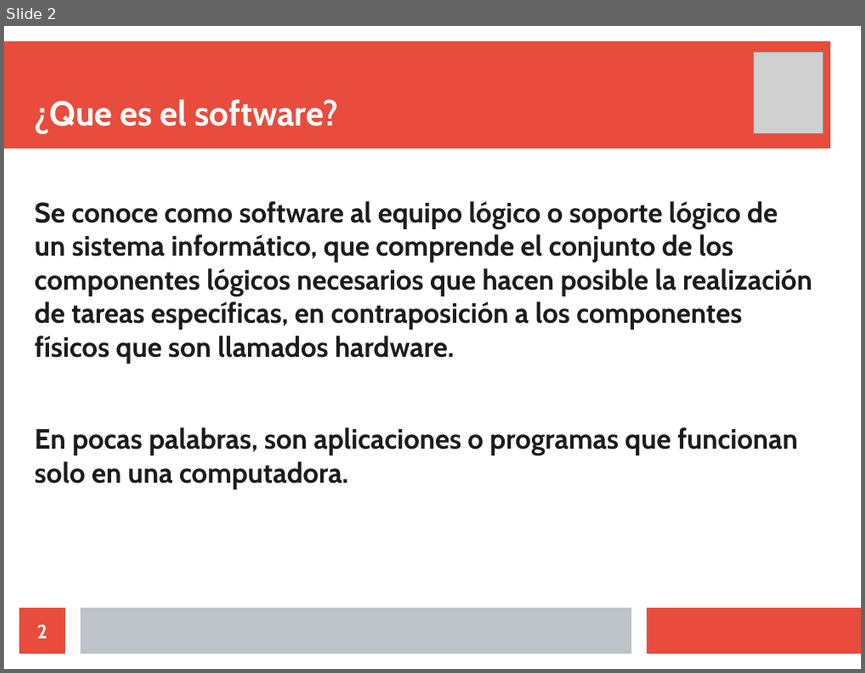
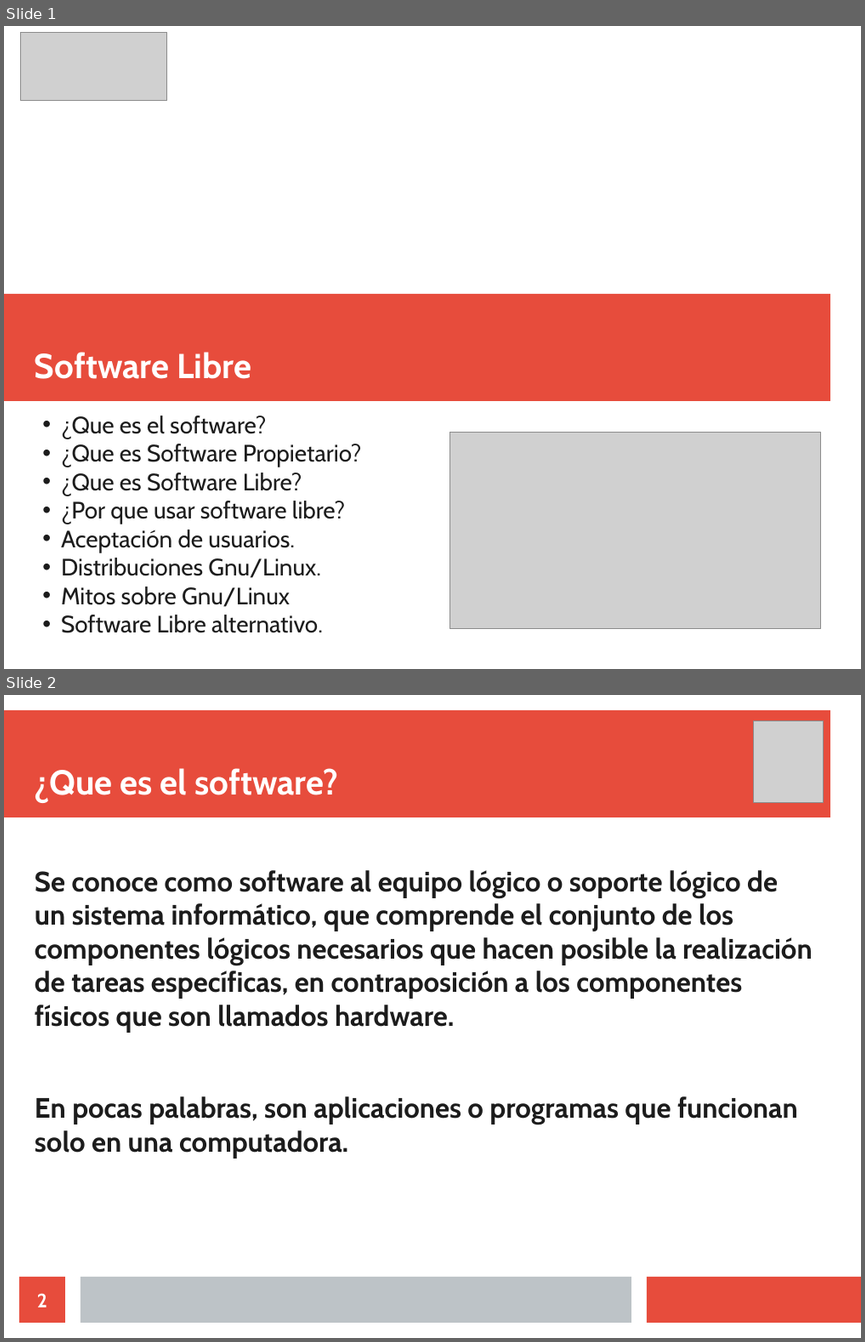
Before and after one commit to gacsnic/exposicion-software-libre, a slide deck: sotfwarelibre.odp. Shown one above the other, each under a label of ours: slide 2 before the commit, slides 1 and 2 after it. The pictures are 865x673 and 865x1342 pixels, drawn with LibreOffice and Linux fonts; fonts in the diff are those of the drawing; grey boxes stand for pictures. Boxes give left, top, right and bottom in pixels: in the first picture for what was removed or moved away, otherwise in the second. Text is boxed around its words. In the diff, an @@ line names an element or a change of style, - is before the commit and + after.

Commit message:
Se agrega el tema "mitos sobre Gnu/linux" Se agregan algunas viñetas en algunas deapositivas

```diff
--- a/sotfwarelibre.odp
+++ b/sotfwarelibre.odp
@@ slide 1 added at <box>4,26,861,669</box>, background #FFFFFF @@
@@ picture added at <box>20,33,167,101</box> @@
@@ rectangle added at <box>4,294,830,401</box>, fill #E74C3C @@
@@ title added at <box>35,352,251,379</box>, 32 pt, text #FFFFFF, bold @@
+Software Libre
@@ subtitle added at <box>61,415,362,633</box>, 22 pt, text #1C1C1C @@
+• ¿Que es el software?
+• ¿Que es Software Propietario?
+• ¿Que es Software Libre?
+• ¿Por que usar software libre?
+• Aceptación de usuarios.
+• Distribuciones Gnu/Linux.
+• Mitos sobre Gnu/Linux
+• Software Libre alternativo.
@@ picture added at <box>449,431,820,630</box> @@
```
Also in this commit, not shown: 2 slides changed, 1 other slide added, 1 slide removed, 1 other file.
